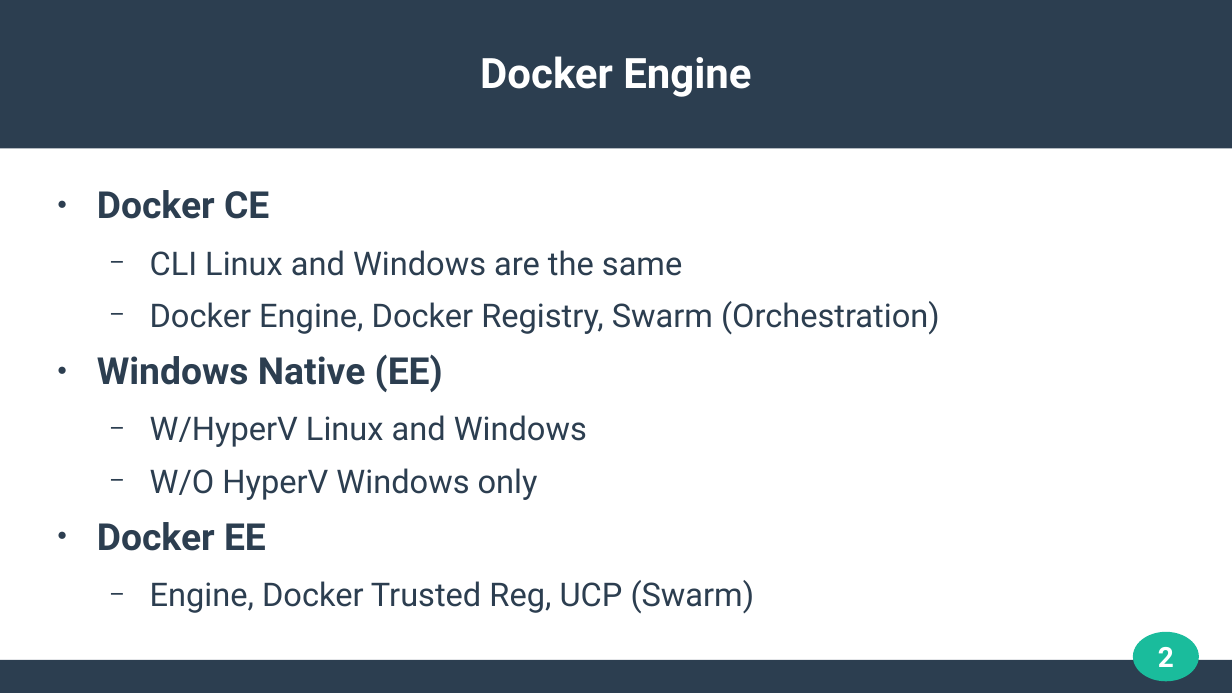
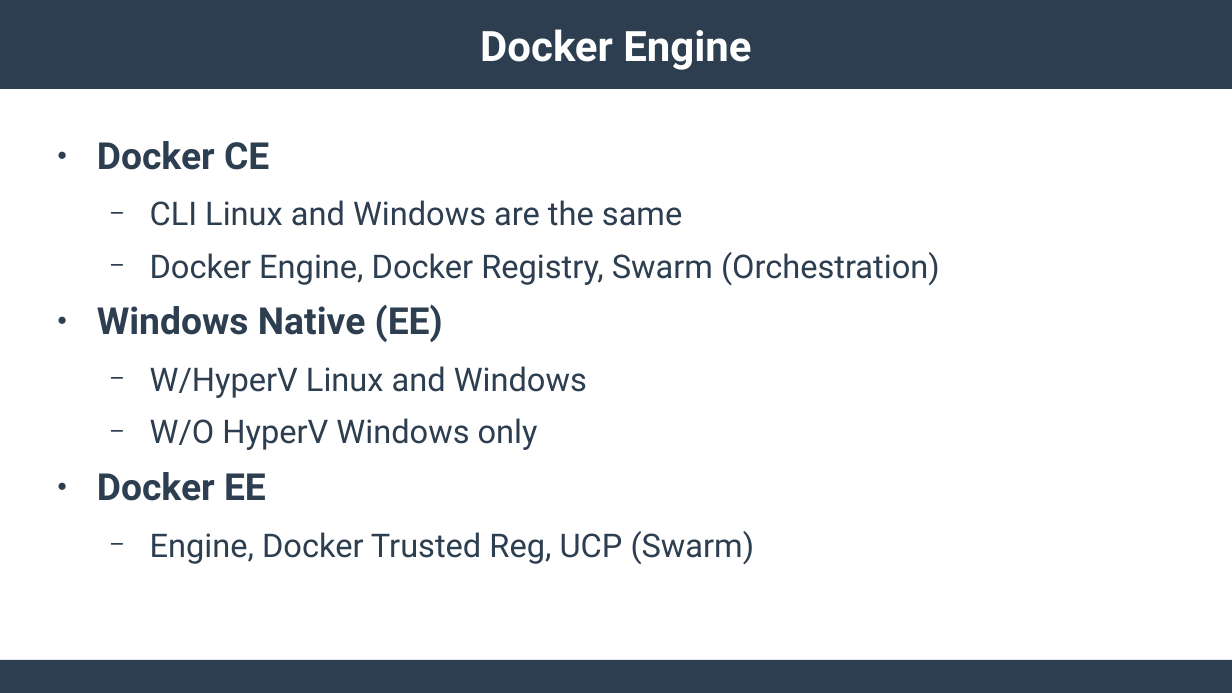
Before and after one commit to Dallas-OSS/meetup20171007, a slide deck: slide 7 of OSS-Containers.odp (slide 2 before the commit). Drawn at 1232x693 pixels with LibreOffice and Linux fonts; fonts in the diff are those of the drawing. Boxes give left, top, right and bottom in pixels: in the first picture for what was removed or moved away, otherwise in the second. Text is boxed around its words. In the diff, an @@ line names an element or a change of style, - is before the commit and + after.

```diff
--- a/OSS-Containers.odp
+++ b/OSS-Containers.odp
@@ rectangle: place and size @@
-rectangle at [0,0,1232,149]
+rectangle at [0,0,1232,89]
@@ title "Docker Engine": place and size @@
-title "Docker Engine" at [480,56,751,97]
+title "Docker Engine" at [480,29,751,70]
@@ text "Docker CE": place and size @@
-text "Docker CE" at [97,190,940,613]
+text "Docker CE" at [97,141,940,564]
@@ ellipse removed at [1134,632,1200,681] @@
@@ page number removed at [1158,647,1174,667] @@
-2
```
Also in this commit, not shown: 3 other slides changed, 7 slides added, 1 slide removed.
